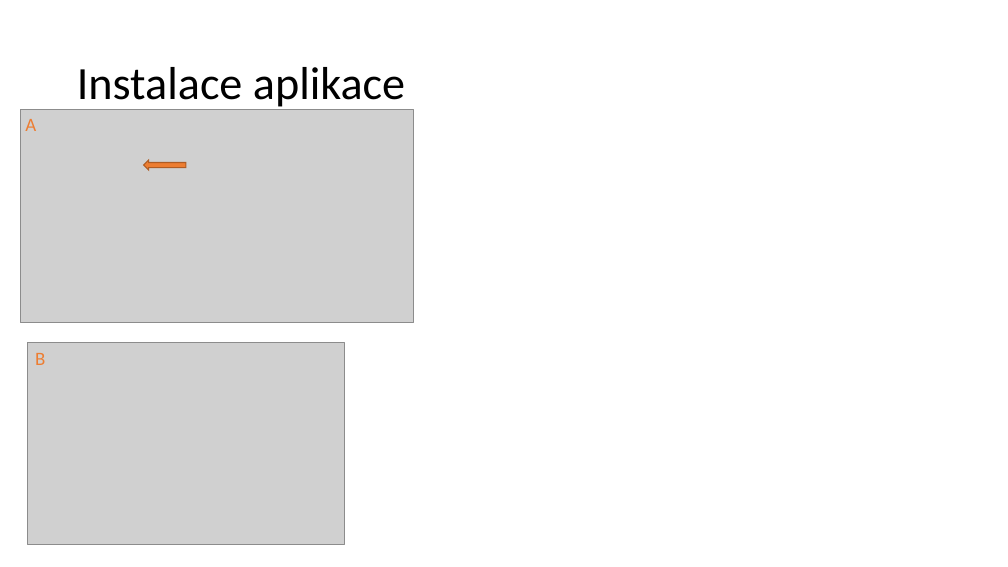
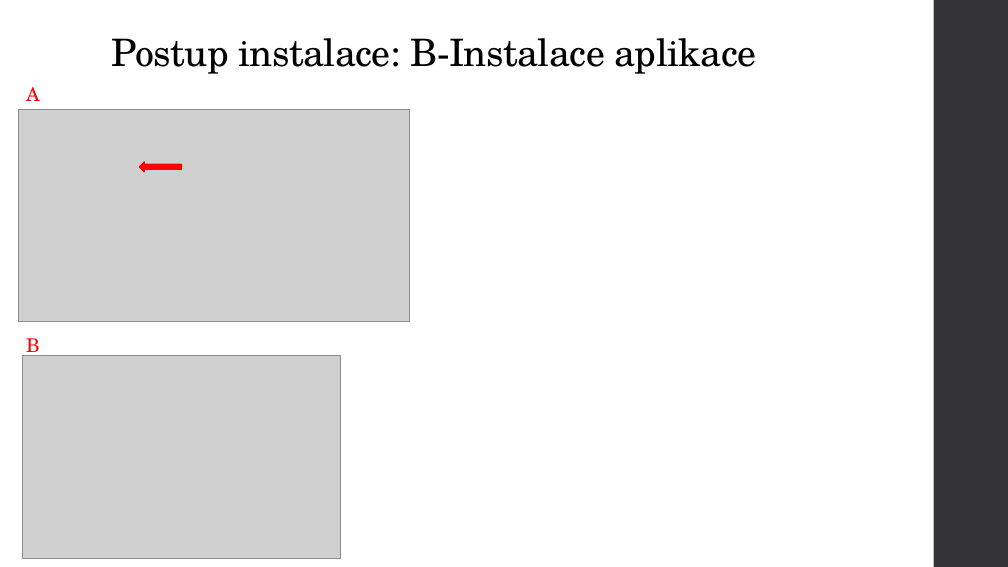
Before and after one commit to F3n1XXV/BadgesProject, a slide deck: slide 5 of UwpCamButton/Dokuments/Postup instalace aplikace.pptx (slide 4 before the commit). Drawn at 1008x567 pixels with LibreOffice and Linux fonts; fonts in the diff are those of the drawing; grey boxes stand for pictures. Boxes give left, top, right and bottom in pixels: in the first picture for what was removed or moved away, otherwise in the second. Text is boxed around its words. In the diff, an @@ line names an element or a change of style, - is before the commit and + after.

```diff
--- a/UwpCamButton/Dokuments/Postup instalace aplikace.pptx
+++ b/UwpCamButton/Dokuments/Postup instalace aplikace.pptx
@@ rectangle added at box(934, 0, 1008, 567), fill #353537 @@
@@ title "Postup instalace: B-Instalace aplikace" at box(112, 38, 756, 74): vertical alignment middle to top @@
@@ title at box(112, 38, 756, 74): text changed; size 44 to 36 pt; font Calibri to TeX Gyre Schola @@
-Instalace aplikace
+Postup instalace: B-Instalace aplikace
@@ text "A" at box(26, 87, 40, 101): font Calibri to TeX Gyre Schola, text colour #ED7D31 to #FF0000 @@
@@ text "A": place and size @@
-text "A" at box(25, 119, 36, 131)
+text "A" at box(26, 87, 40, 101)
@@ picture: place and size @@
-picture at box(20, 110, 414, 323)
+picture at box(19, 110, 410, 321)
@@ left arrow: place and size @@
-left arrow at box(144, 160, 186, 170)
+left arrow at box(139, 162, 181, 172)
@@ left arrow at box(139, 162, 181, 172): fill #ED7D31 to #FF0000; outline #AF5C24 1 pt to #FF0000 1.1 pt @@
@@ text "B": place and size @@
-text "B" at box(35, 353, 45, 365)
+text "B" at box(26, 338, 40, 359)
@@ text "B" at box(26, 338, 40, 359): font Calibri to TeX Gyre Schola, text colour #ED7D31 to #FF0000 @@
@@ picture: place and size @@
-picture at box(28, 343, 344, 544)
+picture at box(22, 356, 341, 559)
```
Also in this commit, not shown: 3 other slides changed, 1 slide added, 13 other files.
